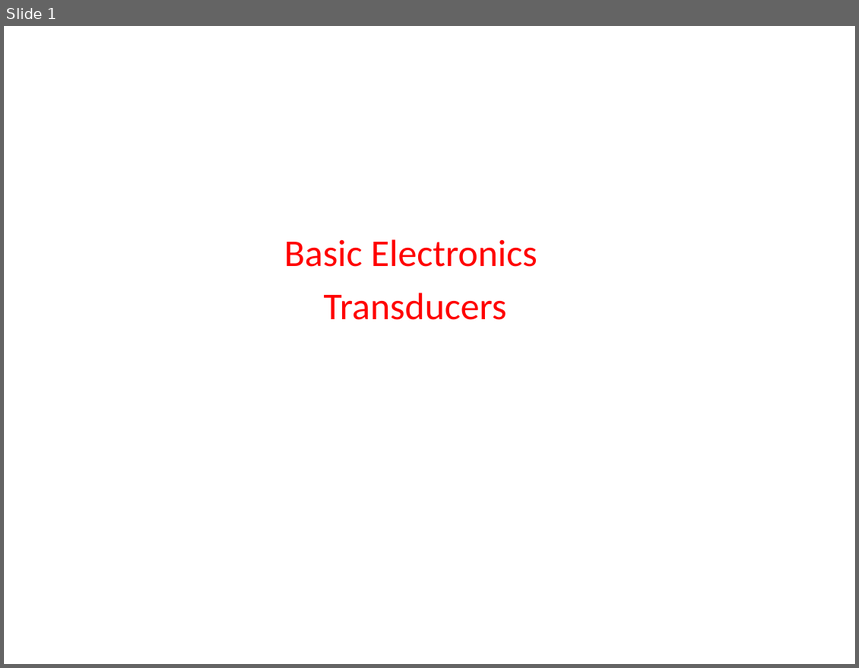
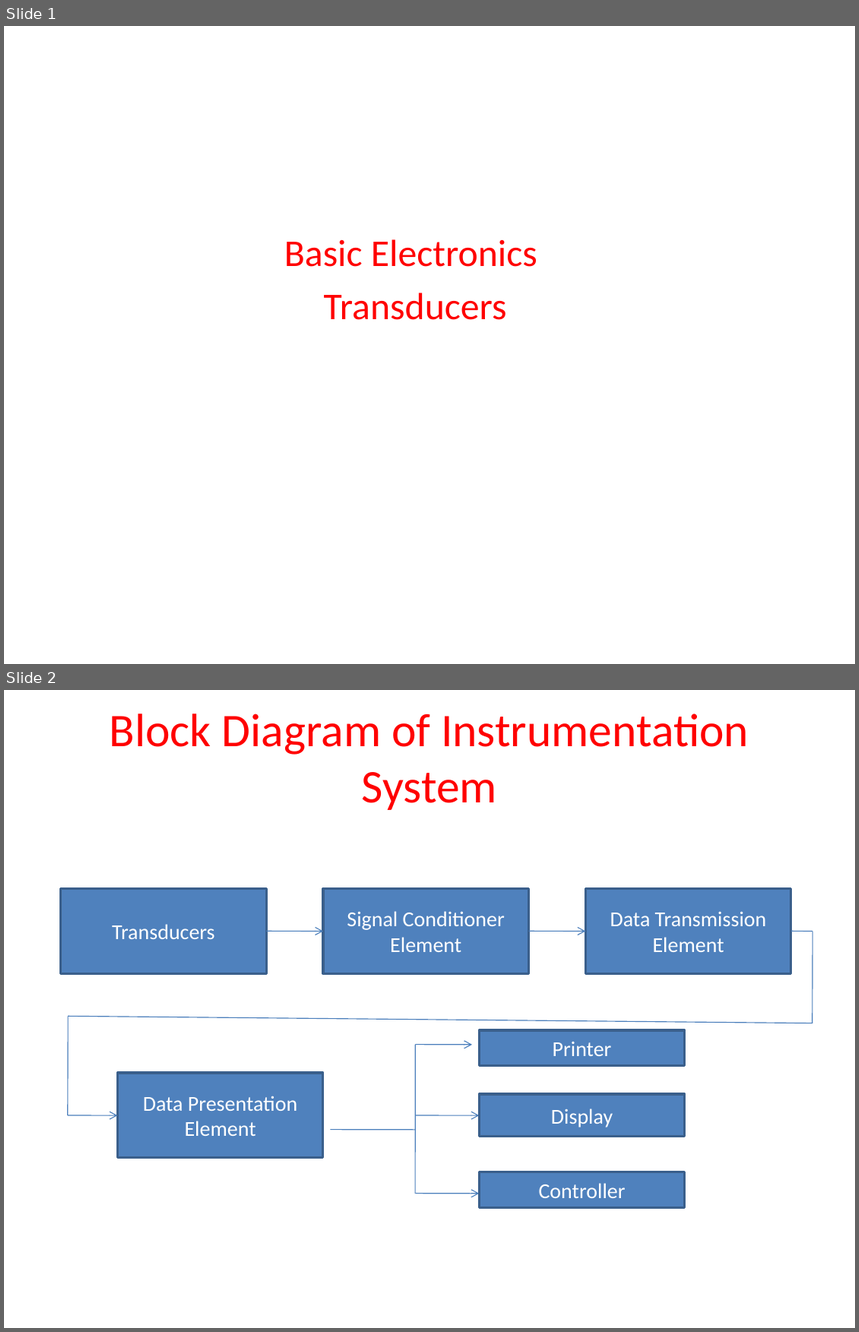
Before and after one commit to madhavirepe/Transducers, a slide deck: Transducers.pptx. Shown one above the other, each under a label of ours: slide 1 before the commit, slides 1 and 2 after it. The pictures are 859x668 and 859x1332 pixels, drawn with LibreOffice and Linux fonts; fonts in the diff are those of the drawing. Boxes give left, top, right and bottom in pixels: in the first picture for what was removed or moved away, otherwise in the second. Text is boxed around its words. In the diff, an @@ line names an element or a change of style, - is before the commit and + after.

```diff
--- a/Transducers.pptx
+++ b/Transducers.pptx
@@ slide 2 added at bbox=[4, 690, 855, 1328], background #FFFFFF @@
@@ title added at bbox=[110, 714, 749, 810], 39.6 pt, text #FF0000 @@
+Block Diagram of Instrumentation System
@@ rectangle added at bbox=[61, 888, 267, 973], fill #4F81BD, outline #3A5F8C 2 pt, 18 pt, text #FFFFFF @@
+Transducers
@@ rectangle added at bbox=[323, 888, 529, 973], fill #4F81BD, outline #3A5F8C 2 pt, 18 pt, text #FFFFFF @@
+Signal Conditioner Element
@@ rectangle added at bbox=[585, 888, 791, 973], fill #4F81BD, outline #3A5F8C 2 pt, 18 pt, text #FFFFFF @@
+Data Transmission Element
@@ arrow added from (266, 931) to (323, 932), #4B7EBC 0.75 pt @@
@@ arrow added from (529, 931) to (585, 932), #4B7EBC 0.75 pt @@
@@ line added from (791, 931) to (813, 932), #4B7EBC 0.75 pt @@
@@ line added from (813, 932) to (813, 1024), #4B7EBC 0.75 pt @@
@@ line added from (813, 1024) to (68, 1016), #4B7EBC 0.75 pt @@
@@ line added from (68, 1017) to (68, 1116), #4B7EBC 0.75 pt @@
@@ rectangle added at bbox=[479, 1030, 685, 1066], fill #4F81BD, outline #3A5F8C 2 pt, 18 pt, text #FFFFFF @@
+Printer
@@ line added from (415, 1045) to (415, 1194), #4B7EBC 0.75 pt @@
@@ arrow added from (415, 1045) to (472, 1045), #4B7EBC 0.75 pt @@
@@ rectangle added at bbox=[117, 1073, 323, 1158], fill #4F81BD, outline #3A5F8C 2 pt, 18 pt, text #FFFFFF @@
+Data Presentation Element
@@ rectangle added at bbox=[479, 1094, 685, 1137], fill #4F81BD, outline #3A5F8C 2 pt, 18 pt, text #FFFFFF @@
+Display
@@ arrow added from (68, 1116) to (117, 1116), #4B7EBC 0.75 pt @@
@@ arrow added from (415, 1116) to (479, 1116), #4B7EBC 0.75 pt @@
@@ line added from (330, 1130) to (415, 1130), #4B7EBC 0.75 pt @@
@@ rectangle added at bbox=[479, 1173, 685, 1208], fill #4F81BD, outline #3A5F8C 2 pt, 18 pt, text #FFFFFF @@
+Controller
@@ arrow added from (415, 1194) to (479, 1194), #4B7EBC 0.75 pt @@
```
Also in this commit, not shown: 21 other slides added.
